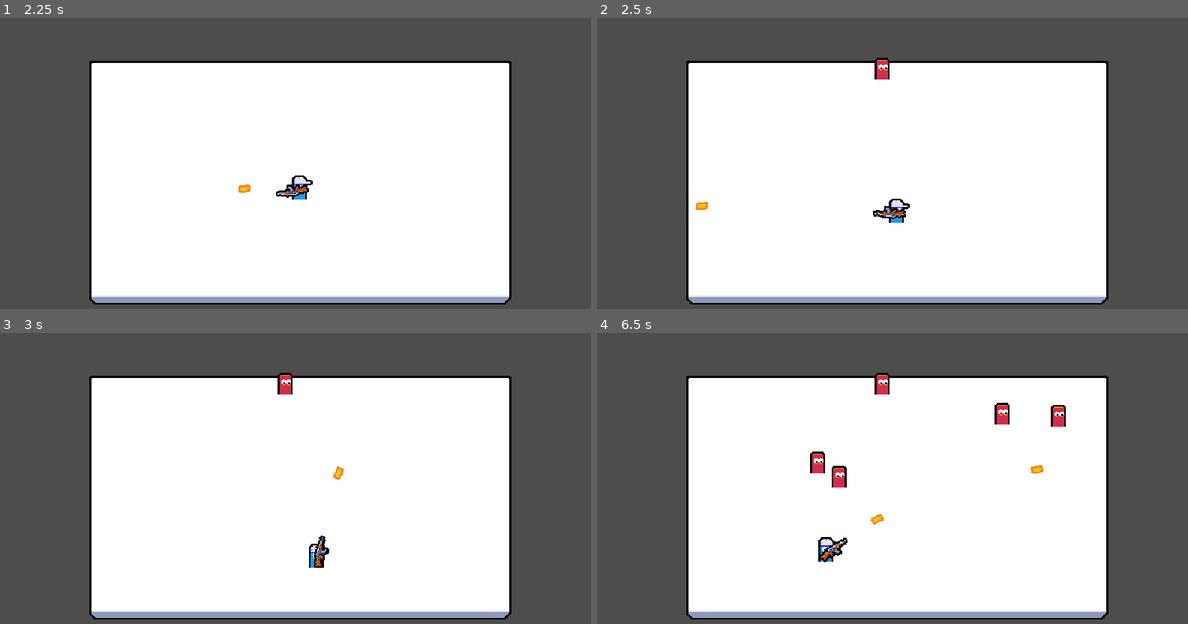
Above: before the commit, frames 1-4 (two rows, left to right).
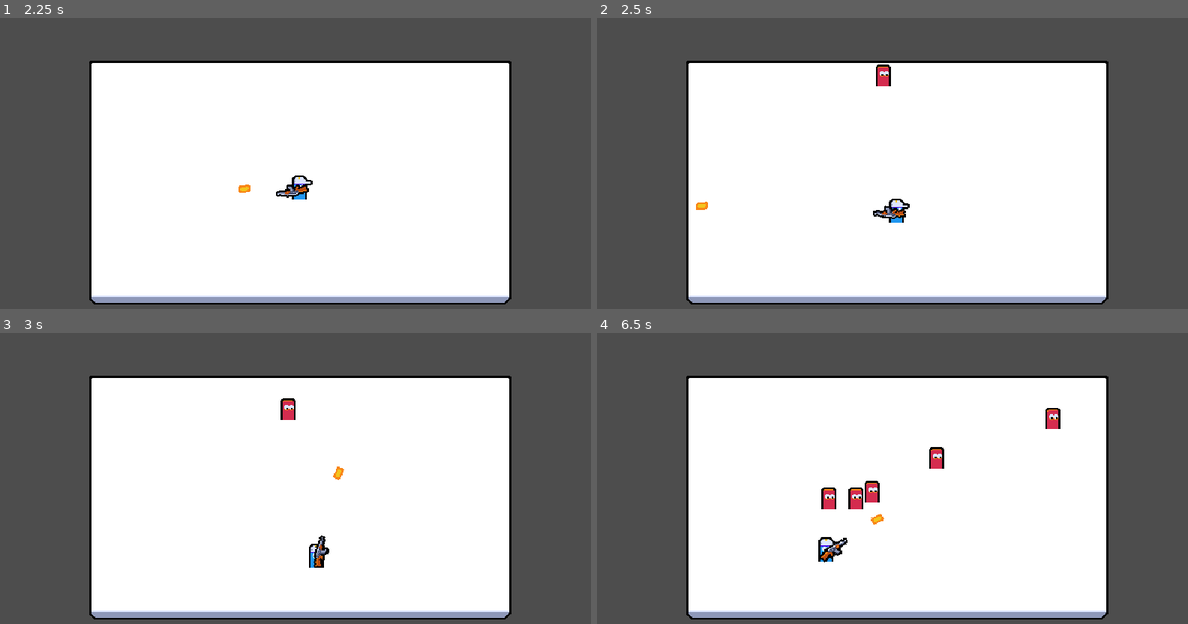
Above: after the commit, the same moments.

Repository: VictorPrazeres/2DMultiplayer
Game: Godot game, scene res://ui/main_menu/main_menu.tscn
Two runs of this game, one before a commit and one after it. Both use one fixed random seed, a clock stepped at 60 frames per second and the inputs below.
Inputs (mouse positions are in pixels of both pictures, inside the frame that each line leads up to):
- Up to frame 1 (2.25 s): tap Enter at 0.5 s; move the mouse to (431, 160) at 0.52 s; press the mouse at (431, 160) at 0.53 s; hold D (move_right) 0.53-1.25 s; release the mouse at (431, 160) at 1.25 s; click "Host" at 1.25 s; tap Space at 2 s; move the mouse to (177, 195) at 2.02 s; hold S (move_down) from 2.03 s (still down); click (177, 195) at 2.1 s
- Up to frame 2 (2.5 s): keep holding S (move_down)
- Up to frame 3 (3 s): move the mouse to (360, 417) at 2.77 s; release S (move_down) at 2.78 s; press the mouse at (360, 417) at 2.78 s; hold D (move_right) from 2.78 s (still down)
- Up to frame 4 (6.5 s): move the mouse to (868, 559) at 3.52 s; release D (move_right) at 3.53 s; release the mouse at (868, 559) at 3.53 s; hold W (move_up) 3.53-4.28 s; click (868, 559) at 3.6 s; move the mouse to (1075, 542) at 4.27 s; press the mouse at (1075, 542) at 4.28 s; hold A (move_left) 4.28-5.78 s; move the mouse to (715, 443) at 5.02 s; release the mouse at (715, 443) at 5.03 s; click (715, 443) at 5.1 s; move the mouse to (927, 493) at 5.77 s; press the mouse at (927, 493) at 5.78 s; hold S (move_down) from 5.78 s (still down)

Frame 1 is identical in both runs. In frame 2, 0.2% of the frame differs, in the area x 46-50%, y 13-24%; in frame 3, 0.4%; in frame 4, 1.8%, in the area x 36-80%, y 13-61%.

Commit message:
feat(enemy): implement basic enemy AI behavior
Add simple movement and targeting logic to enemy entities so they can
track and navigate toward active player targets in the arena.

Diff:
--- a/entities/enemy/enemy.gd
+++ b/entities/enemy/enemy.gd
@@ -1,18 +1,50 @@
 extends CharacterBody2D
 
 var current_health: int = 5
+var target_position: Vector2
 
 @onready var hurtbox: Area2D = $Hurtbox
+@onready var target_acquisition_timer: Timer = $TargetAcquisitionTimer
 
 
 func _ready() -> void:
 	hurtbox.area_entered.connect(_on_area_entered)
+	target_acquisition_timer.timeout.connect(_on_target_acquisition_timer_timeout)
+
+	if is_multiplayer_authority():
+		acquire_target()
+
+
+func _process(_delta: float) -> void:
+	if is_multiplayer_authority():
+		velocity = global_position.direction_to(target_position) * 40
+		move_and_slide()
 
 
 func handle_hit():
 	current_health -= 1
 	if current_health <= 0:
 		queue_free()
+
+
+func acquire_target():
+	var players = get_tree().get_nodes_in_group("player")
+	var nearest_player: Player = null
+	var nearest_squared_distance: float
+
+	for player in players:
+		if nearest_player == null:
+			nearest_player = player
+			nearest_squared_distance = nearest_player.global_position.distance_squared_to(global_position)
+			continue
+
+		var player_squared_distance: float = player.global_position.distance_squared_to(global_position)
+		if player_squared_distance < nearest_squared_distance:
+			nearest_squared_distance = player_squared_distance
+			nearest_player = player
+
+	if nearest_player != null:
+		target_position = nearest_player.global_position
 
 
 func _on_area_entered(other_area: Area2D):
@@ -22,3 +54,8 @@
 		var bullet = other_area.owner as Bullet
 		bullet.register_collision()
 		handle_hit()
+
+
+func _on_target_acquisition_timer_timeout():
+	if is_multiplayer_authority():
+		acquire_target()
--- a/entities/enemy/enemy.tscn
+++ b/entities/enemy/enemy.tscn
@@ -6,7 +6,7 @@
 [sub_resource type="SceneReplicationConfig" id="SceneReplicationConfig_im2q6"]
 properties/0/path = NodePath(".:global_position")
 properties/0/spawn = true
-properties/0/replication_mode = 0
+properties/0/replication_mode = 1
 
 [sub_resource type="RectangleShape2D" id="RectangleShape2D_ksmh7"]
 size = Vector2(16, 24)
@@ -21,6 +21,10 @@
 
 [node name="MultiplayerSynchronizer" type="MultiplayerSynchronizer" parent="."]
 replication_config = SubResource("SceneReplicationConfig_im2q6")
+
+[node name="TargetAcquisitionTimer" type="Timer" parent="."]
+wait_time = 0.2
+autostart = true
 
 [node name="Hurtbox" type="Area2D" parent="."]
 position = Vector2(0, -12)
--- a/entities/player/player.tscn
+++ b/entities/player/player.tscn
@@ -12,7 +12,7 @@
 
 [sub_resource type="CircleShape2D" id="CircleShape2D_sfv1e"]
 
-[node name="Player" type="CharacterBody2D"]
+[node name="Player" type="CharacterBody2D" groups=["player"]]
 collision_layer = 0
 motion_mode = 1
 script = ExtResource("1_symyc")
